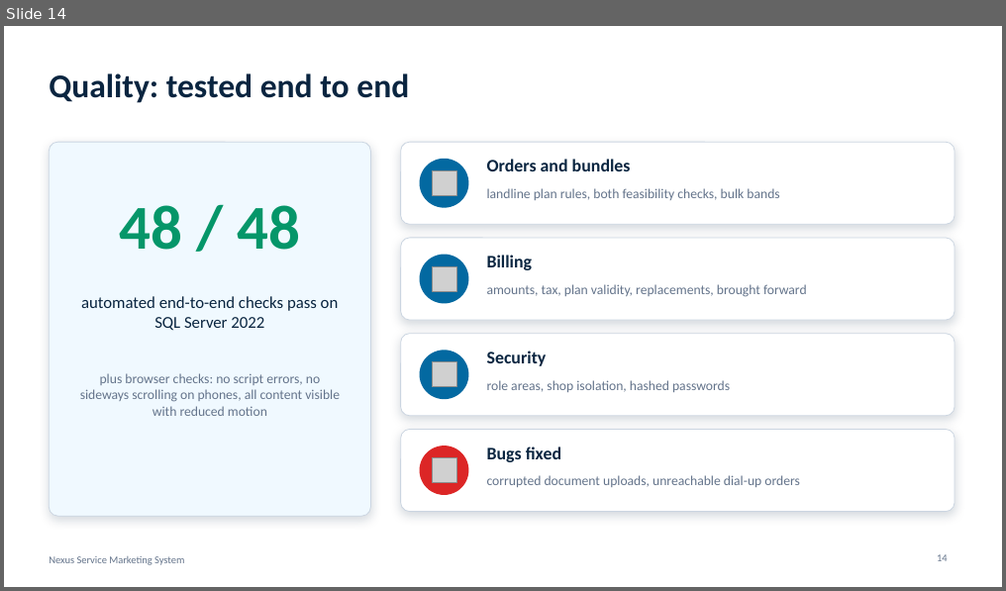
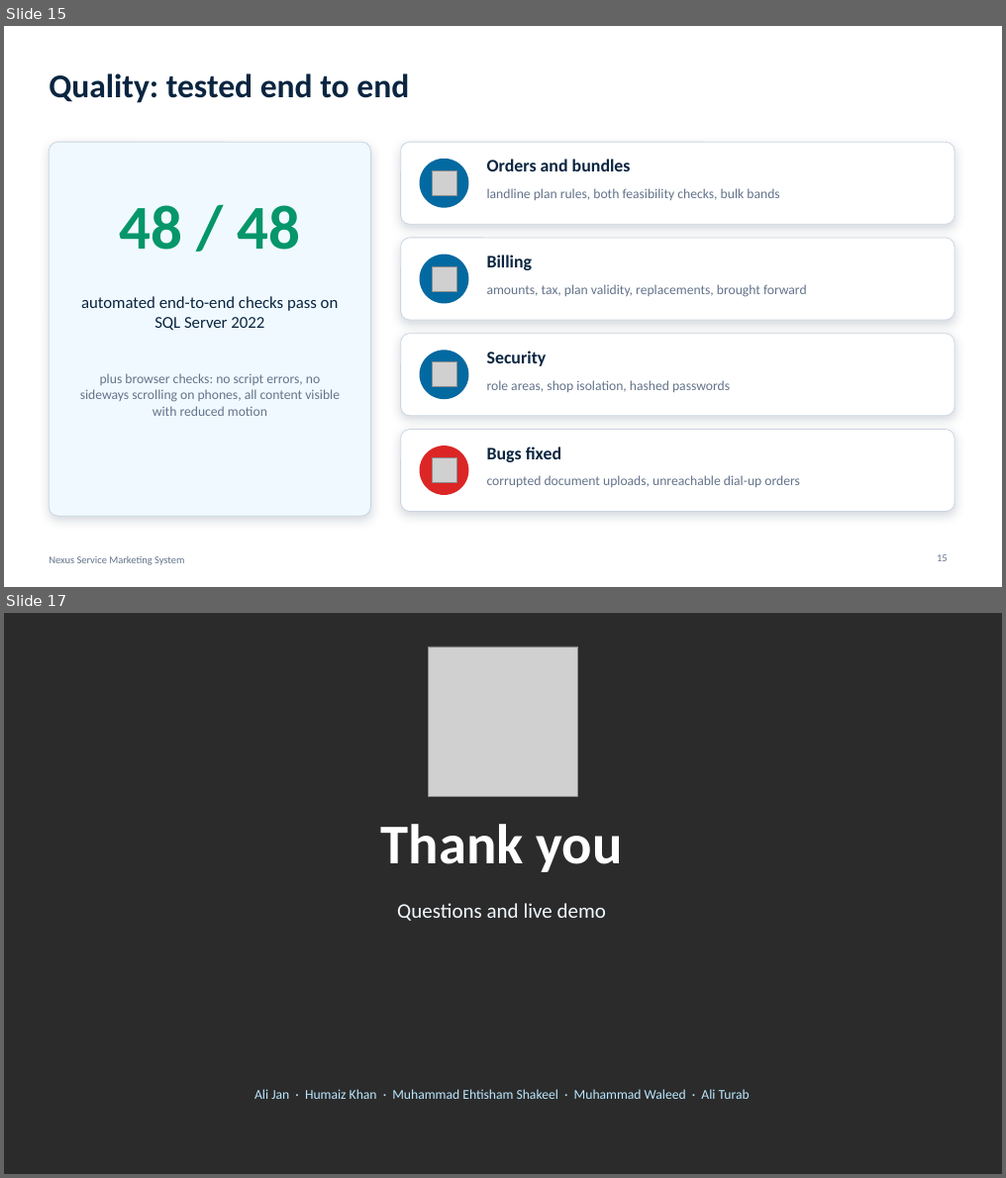
Before and after one commit to humaizkhan363-cmd/e_project, a slide deck: documentation/Nexus_Documentation/Nexus_Presentation_animated.pptx. Shown one above the other, each under a label of ours: slide 14 before the commit, slides 15 and 17 after it; the slides between them are not shown. The pictures are 1006x591 and 1006x1178 pixels, drawn with LibreOffice and Linux fonts; fonts in the diff are those of the drawing; grey boxes stand for pictures; background and template pictures are left out; a plain dark background stands for a picture behind light text. Boxes give left, top, right and bottom in pixels: in the first picture for what was removed or moved away, otherwise in the second. Text is boxed around its words. In the diff, an @@ line names an element or a change of style, - is before the commit and + after.

```diff
--- a/documentation/Nexus_Documentation/Nexus_Presentation_animated.pptx
+++ b/documentation/Nexus_Documentation/Nexus_Presentation_animated.pptx
@@ slide 17 added at (x1=4, y1=613, x2=1002, y2=1174), background picture (left out) @@
@@ picture added at (x1=429, y1=647, x2=578, y2=796) @@
@@ title added at (x1=381, y1=824, x2=622, y2=872), 54 pt, text #FFFFFF, bold @@
+Thank you
@@ text added at (x1=397, y1=903, x2=606, y2=921), 20 pt, text #F0F9FF @@
+Questions and live demo
@@ text added at (x1=254, y1=1089, x2=749, y2=1099), 13 pt, text #BAE6FD @@
+Ali Jan · Humaiz Khan · Muhammad Ehtisham Shakeel · Muhammad Waleed · Ali Turab
@@ what was slide 14 is now slide 15 @@
@@ page number at (x1=937, y1=555, x2=947, y2=562): text changed @@
-14
+15
```
Also in this commit, not shown: 5 slides changed, 1 other slide added, 1 slide removed, 7 other files.
